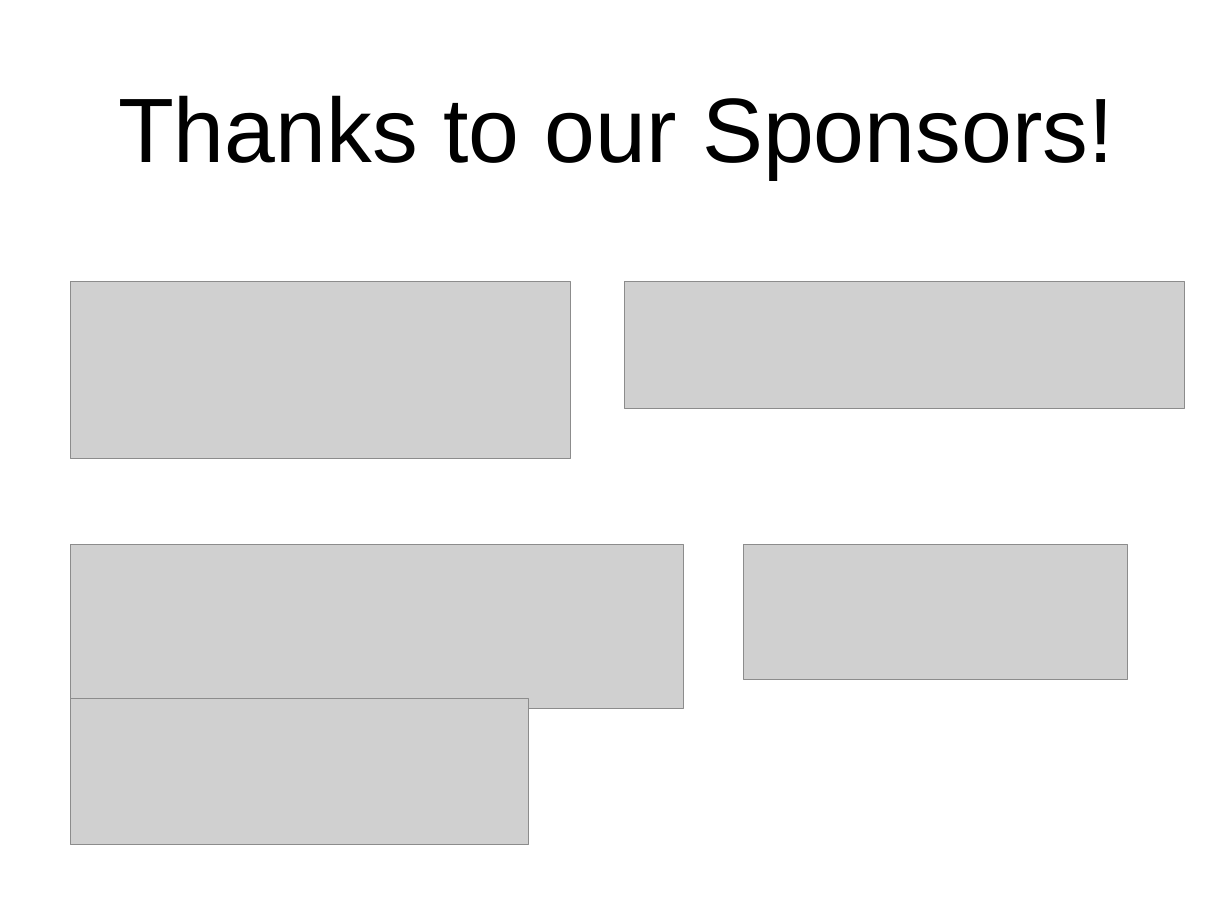
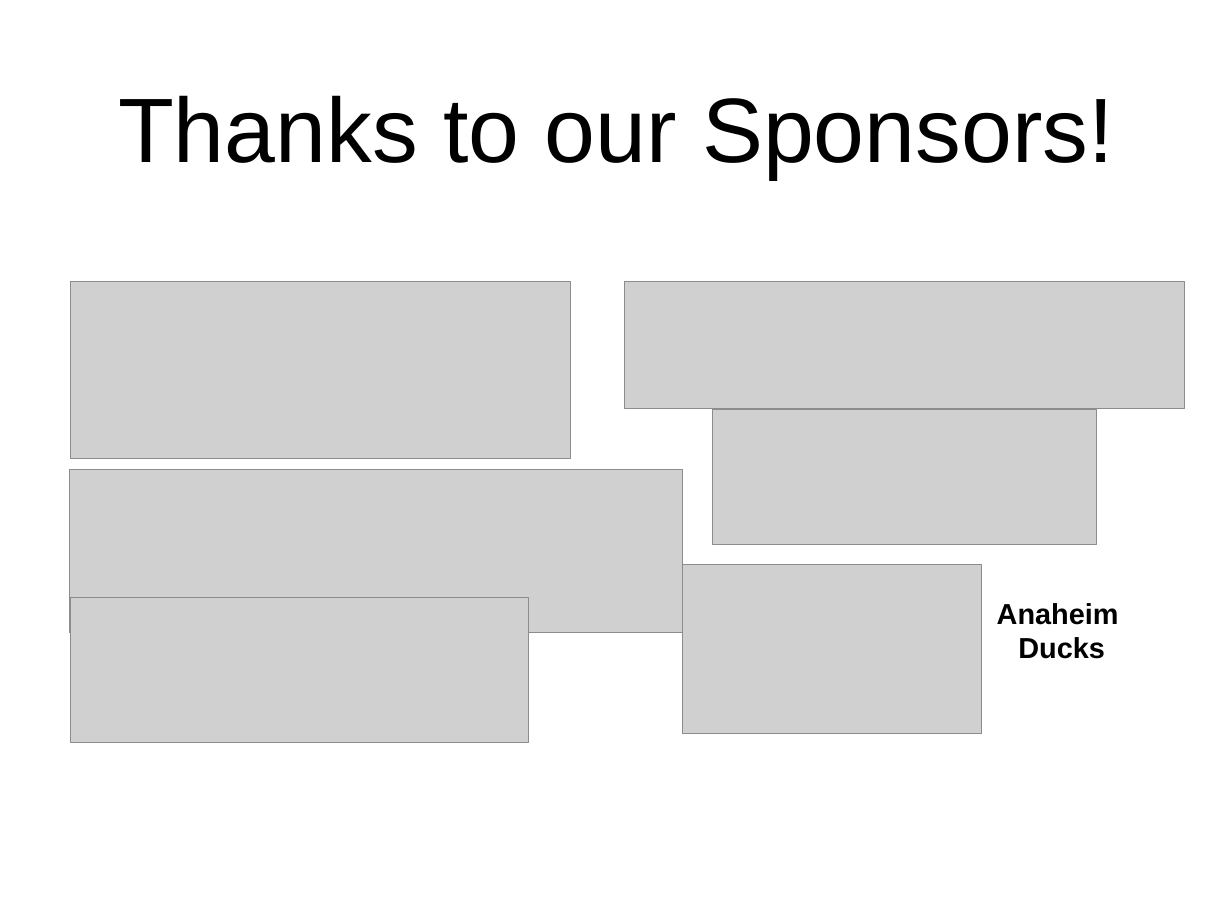
Before and after one commit to socalrug/hackathon-2022-04, a slide deck: slide 12 of admin/intro_slides/hackathon_intro_slides.pptx. Drawn at 1232x924 pixels with LibreOffice and Linux fonts; fonts in the diff are those of the drawing; grey boxes stand for pictures. Boxes give left, top, right and bottom in pixels: in the first picture for what was removed or moved away, otherwise in the second. Text is boxed around its words. In the diff, an @@ line names an element or a change of style, - is before the commit and + after.

Commit message:
Updated slides

```diff
--- a/admin/intro_slides/hackathon_intro_slides.pptx
+++ b/admin/intro_slides/hackathon_intro_slides.pptx
@@ picture: place and size @@
-picture at (743,545,1127,680)
+picture at (713,410,1097,545)
@@ picture: place and size @@
-picture at (70,545,684,709)
+picture at (69,470,683,633)
@@ picture added at (683,565,982,733) @@
@@ picture: place and size @@
-picture at (70,699,528,845)
+picture at (70,597,528,742)
@@ text added at (997,603,1119,659), 24 pt, text #000000, bold @@
+Anaheim
+Ducks
```
Also in this commit, not shown: 2 other slides changed, 1 other file.
